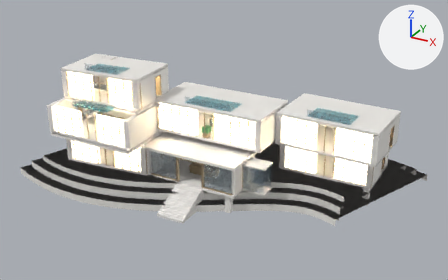
A saved change to the glTF model assets/models/villa.glb.
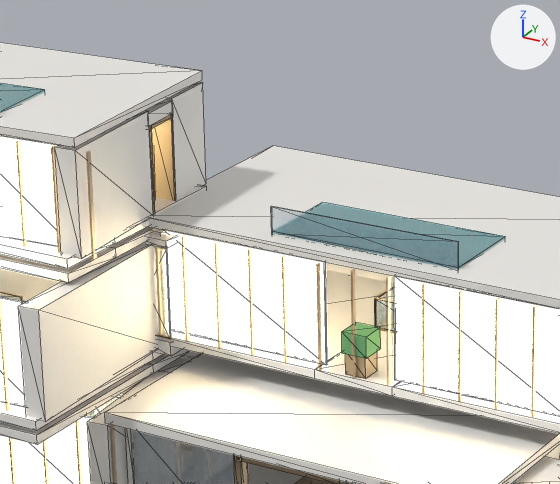
The first picture shows the older version from a 50 mm lens placed at (36.0, -64.8, 37.9), pointed at (0.7, -0.6, 5.8). The close-ups show the older and then the newer version on the part from 27% to 57% of the width and 17% to 59% of the height of that picture. Only the edits that show in the close-ups are written down. Lighting does not change. The marker at upper right points along +X, +Y and +Z. The close-ups show mesh edges as thin lines. Vertices at exactly the same position are counted once.

Names of what the first close-up shows: 'Reception_Glass_Right', 'Reception_Roof_Slab', 'Suite_03_SkyBridge_Ceiling_Slab', 'Suite_03_SkyBridge_Floor_Right', 'Suite_03_SkyBridge_Front_Glass_Left', 'Suite_03_SkyBridge_Front_Glass_Right', 'Suite_03_SkyBridge_PlungePool', 'Suite_03_SkyBridge_Pool_Railing', 'Suite_04_East_Lower_Front_Glass_Left', 'Suite_05_East_Mid_Side_-1_Front', 'Suite_06_East_Upper_Ceiling_Slab', 'Suite_06_East_Upper_DoorLintel_-1', 'Suite_06_East_Upper_Front_Glass_Left', 'Suite_06_East_Upper_Side_-1_Front' and 61 more.
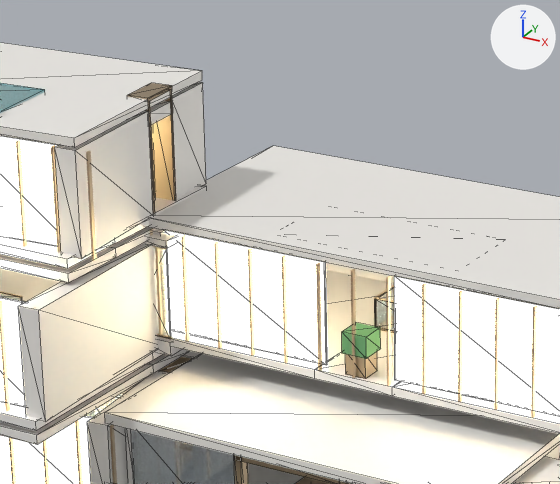
The change in detail:
me_cube_106 is used by ob_suite_03_skybridge_plungepool; location (0.0, 0.0, 0.0).
me_cube_106 had 8 vertices, 12 faces and spanned x -3.19..3.19, y -3.6..-0.63, z 11.03..11.21.
me_cube_106 now has 8 vertices, 12 faces and spans x -3.19..3.19, y -3.6..-0.63, z 11.03..11.1.
me_cube_106 part 1: the whole mesh is scaled about its middle by (1, 1, 0.389), then moved by (0.0, 0.0, -0.05).
me_cube_107 is used by ob_suite_03_skybridge_pool_railing; location (0.0, 0.0, 0.0).
me_cube_107 had 8 vertices, 12 faces and spanned x -3.19..3.19, y -3.62..-3.57, z 11.1..12.0.
me_cube_107 now has 4 vertices, 4 faces and spans x -3.19..3.19, y -3.62..-3.57, z 11.0.
me_cube_107 part 2: the whole mesh is rebuilt.
me_cube_182 is used by ob_suite_06_east_upper_doorlintel__1; location (0.0, 0.0, 0.0).
me_cube_182 had 8 vertices, 12 faces and spanned x -8.037..-7.221, y -4.086..-2.591, z 13.88..14.0.
me_cube_182 now has 8 vertices, 12 faces and spans x -8.037..-7.221, y -4.086..-2.591, z 14.77..14.89.
me_cube_182 part 3: the whole mesh is moved by (0.0, 0.0, 0.89).

Boxes [x1, y1, x2, y2] around the edits, measured in the close-ups (560 x 484 px):
'Suite_03_SkyBridge_Pool_Railing', reshaped (not visible afterwards): before [271, 206, 459, 270]
'Suite_03_SkyBridge_PlungePool', rescaled (not visible afterwards): before [306, 202, 505, 270]
'Suite_06_East_Upper_DoorLintel_-1', moved: before [149, 114, 173, 130]; after [127, 83, 172, 102]
